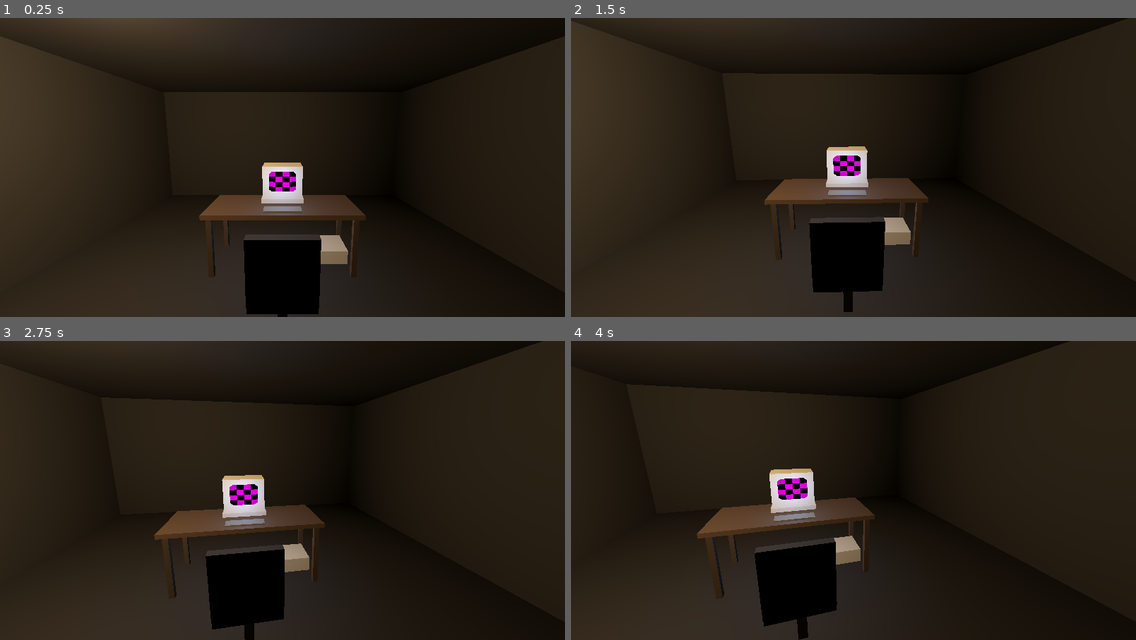
Above: before the commit, frames 1-4 (two rows, left to right).
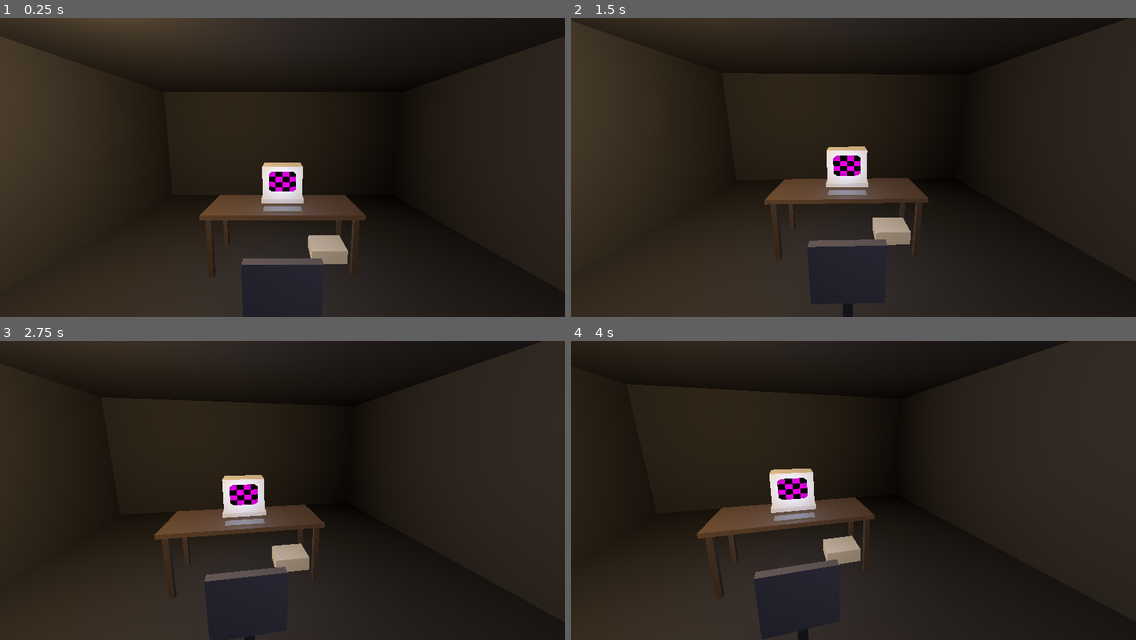
Above: after the commit, the same moments.

Repository: vladslugin/templeos-steam
Game: Godot game, scene res://scenes/Room.tscn
Same seed, same stepped clock (60 frames per second), same inputs: the game is played once before the commit and once after it. This scene is started directly instead of the project's main scene.
Inputs (mouse positions are in pixels of both pictures, inside the frame that each line leads up to):
- Up to frame 1 (0.25 s): no input
- Up to frame 2 (1.5 s): tap Enter at 0.5 s; move the mouse to (881, 167) at 0.52 s; hold Up from 0.53 s (still down); tap Shift at 0.6 s; click (881, 167) at 0.67 s; tap Space at 0.77, 1.25 s; move the mouse to (825, 167) at 1.27 s; tap Ctrl at 1.35 s
- Up to frame 3 (2.75 s): keep holding Up; tap Space at 1.52 s; tap Enter at 2 s; move the mouse to (293, 484) at 2.02 s; tap Alt at 2.1 s
- Up to frame 4 (4 s): keep holding Up; tap Space at 2.75, 3.02, 3.77 s; move the mouse to (847, 496) at 2.77 s; tap Backspace at 2.85 s; click (847, 496) at 2.92 s; tap Enter at 3.5 s; move the mouse to (893, 493) at 3.52 s; tap Tab at 3.6 s

The runs differ from the first frame. In frame 1, 3.6% of the frame differs, in the area x 42-62%, y 72-100%; in frame 2, 3.4%; in frame 3, 3.5%; in frame 4, 3.6%, in the area x 32-52%, y 66-100%.

Commit message:
The chair in the room was a hole in the floor
One bulb, above and behind the chair, leaves its back - a vertical face lit
edge-on - at zero, and a black rectangle standing between the player and the
desk does not read as furniture. It is the closest thing to the camera on the
way in, so it fills a third of the frame.

Lightening the chair did nothing, because the problem was the light and not the
colour. Raising the ambient did nothing either, which is worth writing down:
ambient_light_source = AMBIENT_SOURCE_COLOR made no visible difference in the
compatibility renderer, which is the one this project uses.

So a second lamp, dim and cool, behind where the player comes in. The room stays
lit from one place and nothing in it is pure black any more. The chair back is
also lower now - a real one is taller, and a real one is also not between the
viewer and the thing they came to look at.

Diff:
--- a/host/temple/project.godot
+++ b/host/temple/project.godot
@@ -1,57 +1,33 @@
-; Temple - host launcher
+; Engine configuration file.
+; It's best edited using the editor UI and not directly,
+; since the parameters that go here are not all obvious.
 ;
-; Engine configuration. Godot rewrites this file when the editor saves, so keep
-; hand-written notes out of it.
+; Format:
+;   [section] ; section goes between []
+;   param=value ; assign values to parameters
 
 config_version=5
+
+[animation]
+
+compatibility/default_parent_skeleton_in_mesh_instance_3d=true
 
 [application]
 
 config/name="Temple"
 config/description="A programming puzzle game and an interactive museum, built on the real TempleOS."
 run/main_scene="res://scenes/Main.tscn"
-config/features=PackedStringArray("4.4", "GL Compatibility")
+config/features=PackedStringArray("4.7", "GL Compatibility")
 config/icon="res://icon.svg"
 
 [display]
 
-; The guest is 640x480 and its palette and font are the author's, so nothing is
-; ever resampled: the whole launcher is laid out once at TempleOS's own scale
-; and then magnified by a whole number, which is what the OS does to its own
-; screen (GR_SCRN_ZOOM 1..8, Adam/Gr/GrGlbls.HC:36).
-;
-; The logical canvas is 920x488 - 115 by 61 cells of 8x8 - and it is the size
-; every Control in scenes/Main.tscn is laid out against, whatever the window
-; does afterwards:
-;
-;   920 = 640 guest + 8 gutter + 272 panel
-;   488 =   8 status line + 480 guest
-;
-; The window ships at exactly twice that. 1840/920 = 2 and 976/488 = 2, so the
-; stretch factor is 2 with nothing left over, the guest's control is exactly
-; 640x480, and GuestView draws the framebuffer at scale 1 with a zero letterbox
-; - which is the point. 1840x976 leaves room for the window chrome on a 1080p
-; screen, the resolution this is aimed at.
-;
-; scale_mode=integer is what keeps that true when the player resizes. Without
-; it the canvas is scaled by whatever fraction fits - 1.125 on a maximised
-; 1920x1080 window - and a fractional factor is exactly the resampling
-; GuestView.gd's header says the hand-drawing exists to prevent. With it the
-; factor is floored to a whole number and the remainder becomes a border, so
-; the picture is always sharp; a window twice as tall again simply goes to 3x.
 window/size/viewport_width=920
 window/size/viewport_height=488
 window/size/window_width_override=1840
 window/size/window_height_override=976
 window/stretch/mode="canvas_items"
-window/stretch/aspect="keep"
 window/stretch/scale_mode="integer"
-
-[rendering]
-
-renderer/rendering_method="gl_compatibility"
-renderer/rendering_method.mobile="gl_compatibility"
-textures/canvas_textures/default_texture_filter=0
 
 [input]
 
@@ -60,3 +36,9 @@
 "events": [Object(InputEventKey,"resource_local_to_scene":false,"resource_name":"","device":-1,"window_id":0,"alt_press …(195 unchanged characters)…
 ]
 }
+
+[rendering]
+
+textures/canvas_textures/default_texture_filter=0
+renderer/rendering_method="gl_compatibility"
+renderer/rendering_method.mobile="gl_compatibility"
--- a/host/temple/scripts/Room.gd
+++ b/host/temple/scripts/Room.gd
@@ -130,13 +130,31 @@
 	lamp.omni_range = 7.0
 	add_child(lamp)
 
+	# A second, much dimmer lamp behind where the player comes in. Not for
+	# looks: the one bulb is above the chair, so the chair's back - a vertical
+	# face lit edge-on - comes out at zero, and a black rectangle in front of
+	# the desk reads as a hole in the floor rather than as furniture. Raising
+	# the ambient instead did nothing visible in the compatibility renderer,
+	# which is the one this project uses.
+	var fill := OmniLight3D.new()
+	fill.position = Vector3(0.8, 2.0, 2.6)
+	fill.light_color = Color(0.72, 0.74, 0.85)
+	fill.light_energy = 1.1
+	fill.omni_range = 6.0
+	add_child(fill)
+
 	var env := WorldEnvironment.new()
 	var e := Environment.new()
 	e.background_mode = Environment.BG_COLOR
 	e.background_color = Color(0.02, 0.02, 0.03)
 	e.ambient_light_source = Environment.AMBIENT_SOURCE_COLOR
-	e.ambient_light_color = Color(0.10, 0.10, 0.13)
-	e.ambient_light_energy = 0.8
+	# Enough that nothing in the room is pure black. One bulb above the chair
+	# leaves its back - a vertical face lit edge-on - at zero, and a black
+	# rectangle in front of the desk does not read as a chair, it reads as a
+	# hole in the floor. This lifts it without flattening the room, which is
+	# what a second lamp would have done.
+	e.ambient_light_color = Color(0.16, 0.15, 0.18)
+	e.ambient_light_energy = 1.8
 	env.environment = e
 	add_child(env)
 
@@ -150,9 +168,16 @@
 	# The case, on its side under the desk, and the chair.
 	_box(Vector3(0.45, 0.18, 0.42), Vector3(0.6, 0.09, -0.1),
 			Color(0.75, 0.72, 0.62), 0.8)
-	_box(Vector3(0.5, 0.08, 0.5), Vector3(0, 0.45, 1.05), Color(0.15, 0.15, 0.17))
-	_box(Vector3(0.5, 0.5, 0.07), Vector3(0, 0.72, 1.28), Color(0.15, 0.15, 0.17))
-	_box(Vector3(0.08, 0.45, 0.08), Vector3(0, 0.22, 1.05), Color(0.1, 0.1, 0.1))
+	# The chair, in a grey that catches the lamp. Nearly black was truer to an
+	# office chair and read as a hole cut out of the room: it is the closest
+	# thing to the camera on the way in, so it fills a third of the frame, and
+	# an unlit third of the frame is not furniture, it is a missing wall.
+	var chair := Color(0.29, 0.28, 0.31)
+	_box(Vector3(0.5, 0.08, 0.5), Vector3(0, 0.45, 1.15), chair)
+	# The back is low enough to see the desk over. A real one is taller; a real
+	# one is also not between the viewer and the thing they came to look at.
+	_box(Vector3(0.5, 0.40, 0.07), Vector3(0, 0.66, 1.38), chair)
+	_box(Vector3(0.08, 0.45, 0.08), Vector3(0, 0.22, 1.15), Color(0.18, 0.18, 0.2))
 	# A keyboard, because a monitor with nothing in front of it looks like a
 	# display in a shop.
 	_box(Vector3(0.44, 0.02, 0.16), Vector3(0, 0.775, 0.24),
